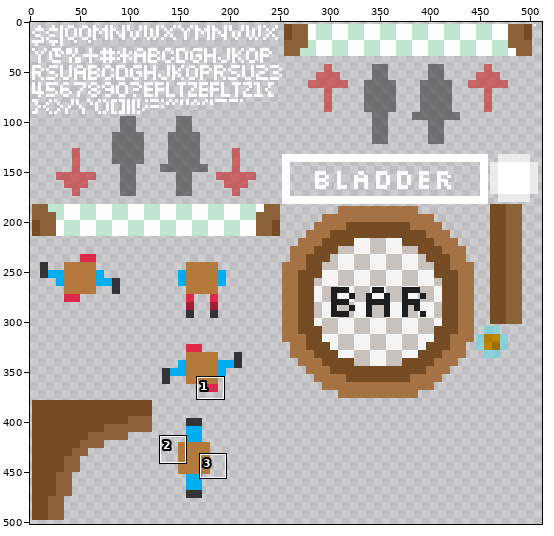
A sprite sheet gets an edit: Assets/Resources/Atlases/MainSheet-sixPack.png. Above, an overview of the earlier version with the close-up marked.
Close-up. First the earlier version:
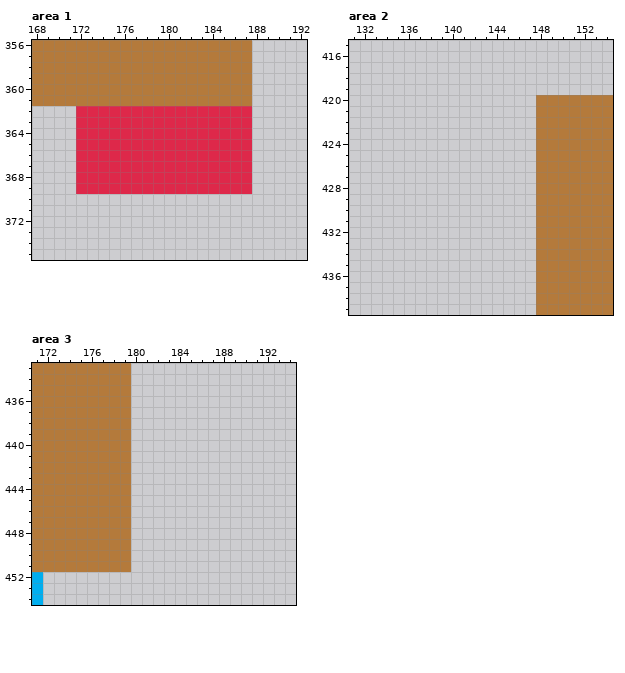
The file is 512x512 pixels. Pixels under 10% opacity are left out. Colours within 5 levels of each other are drawn and written as one. Shown: area 1: x 168..192, y 356..375; area 2: x 131..154, y 415..439; area 3: x 171..194, y 433..454. The wide view leaves out empty margins. The commit also changed other parts of the picture, which this record leaves out.
New version:
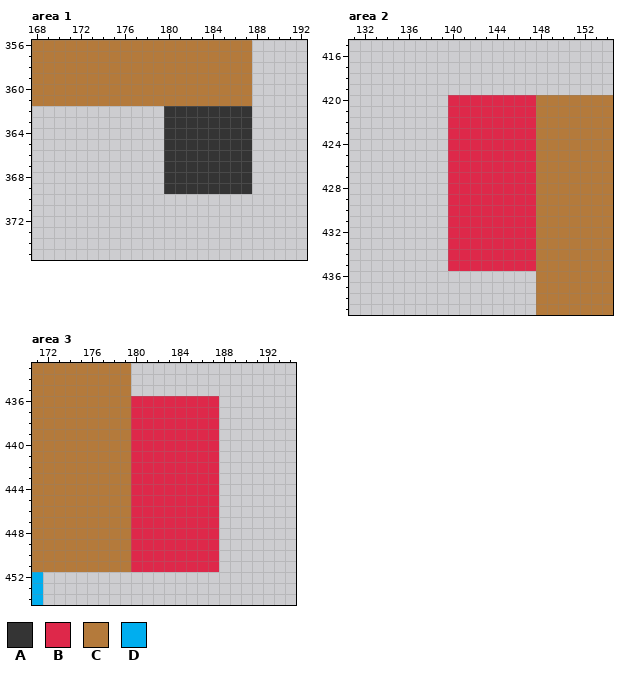
Palette (. is transparent): A #343434  B #de284a  C #b47a3b  D #00aeef
Diff:
Area 1:
Colour A replaces colour B in rows 362 to 369 at x 180 to 187.
The author cleared colour B in rows 362 to 369 at x 172 to 179.
Area 2:
Colour B is added in rows 420 to 435 at x 140 to 147.
Area 3:
Colour B is added in rows 436 to 451 at x 180 to 187.
